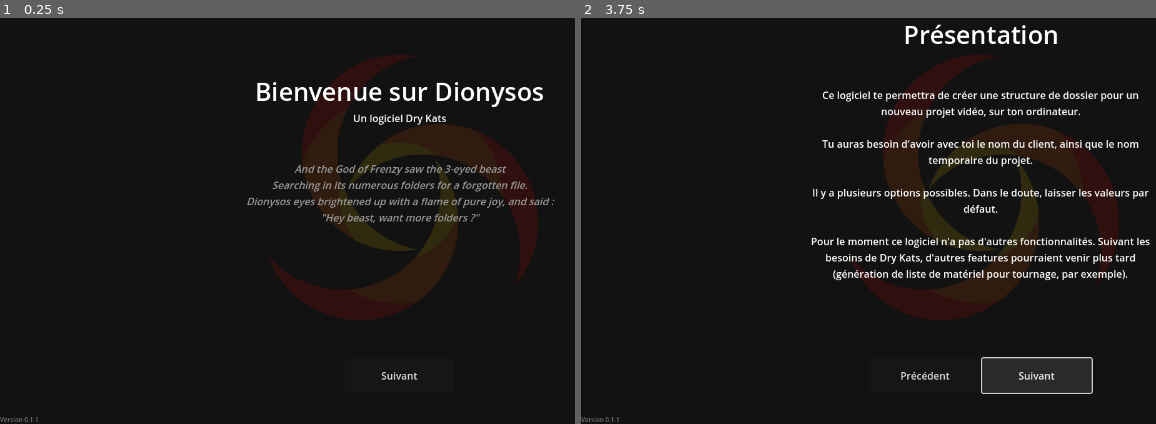
Above: before the commit, frames 1-2 (left to right).
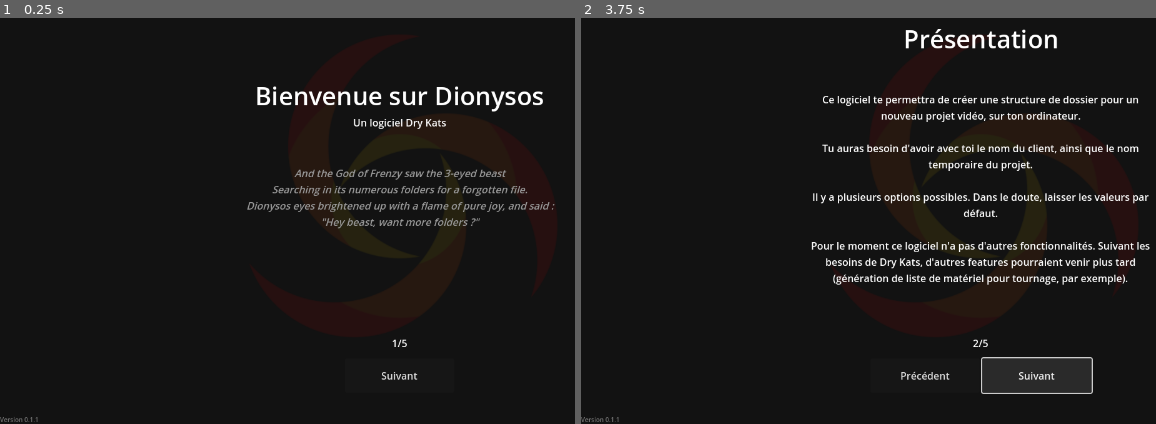
Above: after the commit, the same moments.

Repository: lutzilutz/Dionysos
Game: Godot game, scene res://scenes/main.tscn
The game is run twice, just before and just after one commit, with the same random seed, the same clock (stepped at 60 frames per second) and the same inputs.
Inputs:
- Up to frame 1 (0.25 s): no input
- Up to frame 2 (3.75 s): click "Suivant" at 0.5 s; click "Précédent" at 1.25 s; click "Choose Folder" at 2 s; click "Choose Folder" at 2.75 s; click "Suivant" at 3.5 s

The runs differ from the first frame. In frame 1, 6.5% of the frame differs, in the area x 42-97%, y 9-82%; in frame 2, 9.5%, in the area x 40-99%, y 1-82%.

Commit message:
Added tutorial page number + tweaked tutorial

Diff:
--- a/scenes/main.tscn
+++ b/scenes/main.tscn
@@ -336,7 +336,7 @@
 offset_right = 62.0
 grow_vertical = 0
 theme = ExtResource("3_4krfr")
-text = "Version 0.1.0"
+text = "Version x.x.x"
 
 [connection signal="canceled" from="FileDialog" to="." method="_on_file_dialog_canceled"]
 [connection signal="dir_selected" from="FileDialog" to="." method="_on_file_dialog_dir_selected"]
--- a/scenes/tutorial/tutorial.gd
+++ b/scenes/tutorial/tutorial.gd
@@ -8,6 +8,8 @@
 @onready var tutorial_advices = get_node("VBoxContainer/TutorialContainer/TutorialAdvices")
 @onready var tutorial_faq = get_node("VBoxContainer/TutorialContainer/TutorialFAQ")
 @onready var tutorial_outro = get_node("VBoxContainer/TutorialContainer/TutorialOutro")
+
+@onready var page_label = get_node("VBoxContainer/PageLabel")
 
 @onready var previous_button = get_node("VBoxContainer/MarginContainer/CenterContainer/Buttons/PreviousButton")
 @onready var next_button = get_node("VBoxContainer/MarginContainer/CenterContainer/Buttons/NextButton")
@@ -61,6 +63,7 @@
 	for c in tutorial_container.get_children():
 		c.visible = false
 	tutorial_intro.visible = true
+	update_controls()
 
 func update_visibility() -> void:
 	for c in tutorial_container.get_children():
@@ -68,6 +71,7 @@
 	tutorial_container.get_children()[page_index].visible = true
 
 func update_controls() -> void:
+	page_label.text = str(page_index+1) + "/" + str(page_count)
 	previous_button.visible = page_index > 0
 	next_button.text = "Suivant" if page_index < page_count-1 else "Terminer"
 
--- a/scenes/tutorial/tutorial.tscn
+++ b/scenes/tutorial/tutorial.tscn
@@ -27,8 +27,9 @@
 color = Color(0.0705882, 0.0705882, 0.0705882, 1)
 
 [node name="Sprite2D" type="Sprite2D" parent="."]
-modulate = Color(1, 1, 1, 0.127)
+modulate = Color(1, 1, 1, 0.083)
 position = Vector2(640, 360)
+scale = Vector2(1.14, 1.14)
 texture = ExtResource("2_g7eoy")
 
 [node name="VBoxContainer" type="VBoxContainer" parent="."]
@@ -62,9 +63,14 @@
 visible = false
 layout_mode = 2
 
+[node name="PageLabel" type="Label" parent="VBoxContainer"]
+layout_mode = 2
+text = "x/x"
+horizontal_alignment = 1
+
 [node name="MarginContainer" type="MarginContainer" parent="VBoxContainer"]
 layout_mode = 2
-theme_override_constants/margin_top = 50
+theme_override_constants/margin_top = 9
 theme_override_constants/margin_bottom = 50
 
 [node name="CenterContainer" type="CenterContainer" parent="VBoxContainer/MarginContainer"]
--- a/scenes/tutorial/tutorial_faq.tscn
+++ b/scenes/tutorial/tutorial_faq.tscn
@@ -18,7 +18,7 @@
 
 [node name="HSeparator" type="HSeparator" parent="."]
 layout_mode = 2
-theme_override_constants/separation = 74
+theme_override_constants/separation = 35
 theme_override_styles/separator = SubResource("StyleBoxEmpty_lmuui")
 
 [node name="VBoxContainer" type="VBoxContainer" parent="."]
